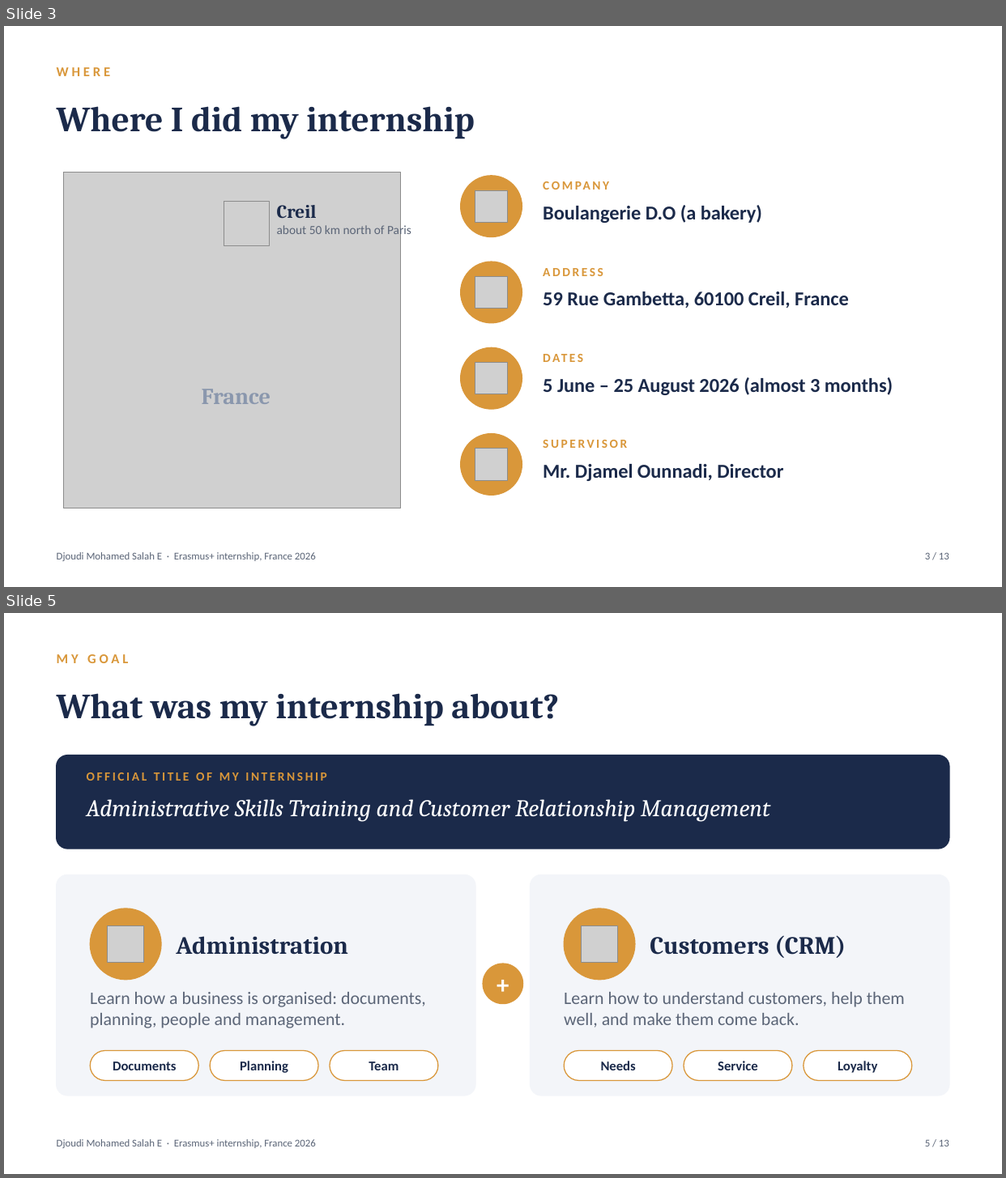
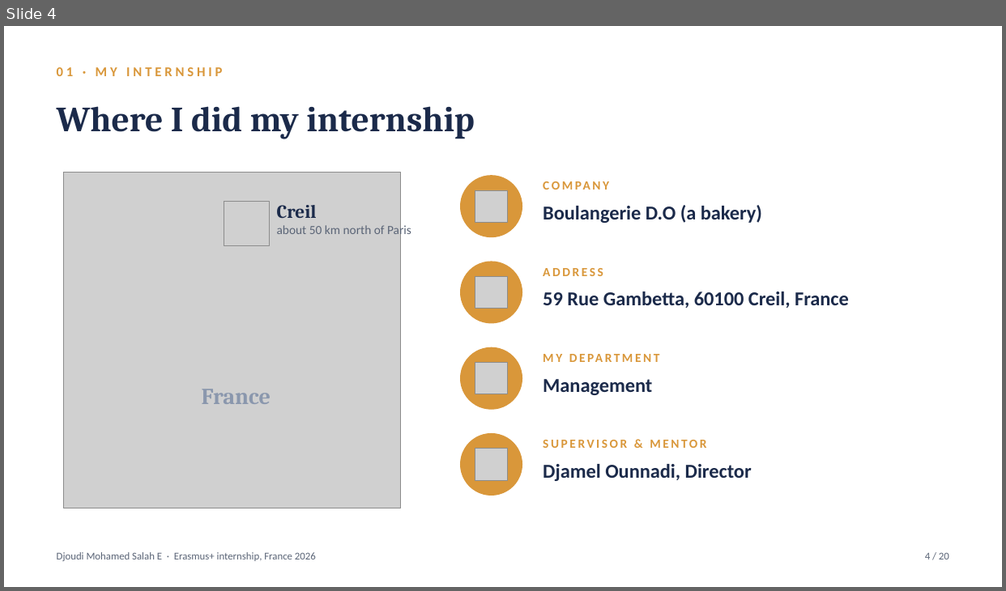
Before and after one commit to djoeeej/djoeeej, a slide deck: france-internship/Internship_France_Defense.pptx. Shown one above the other, each under a label of ours: slides 3 and 5 before the commit, slide 4 after it; the slides between them are not shown. The pictures are 1006x1178 and 1006x591 pixels, drawn with LibreOffice and Linux fonts; fonts in the diff are those of the drawing; grey boxes stand for pictures. Boxes give left, top, right and bottom in pixels: in the first picture for what was removed or moved away, otherwise in the second. Text is boxed around its words. In the diff, an @@ line names an element or a change of style, - is before the commit and + after.

```diff
--- a/france-internship/Internship_France_Defense.pptx
+++ b/france-internship/Internship_France_Defense.pptx
@@ slide 5 removed at (x1=4, y1=613, x2=1002, y2=1174), background #FFFFFF @@
@@ text removed at (x1=57, y1=654, x2=128, y2=663) @@
-MY GOAL
@@ text removed at (x1=57, y1=693, x2=559, y2=726) @@
-What was my internship about?
@@ rounded rectangle removed at (x1=57, y1=756, x2=949, y2=849) @@
@@ text removed at (x1=87, y1=773, x2=327, y2=781) @@
-OFFICIAL TITLE OF MY INTERNSHIP
@@ text removed at (x1=87, y1=799, x2=770, y2=821) @@
-Administrative Skills Training and Customer Relationship Management
@@ rounded rectangle removed at (x1=57, y1=875, x2=475, y2=1096) @@
@@ rounded rectangle removed at (x1=530, y1=875, x2=949, y2=1096) @@
@@ ellipse removed at (x1=90, y1=909, x2=161, y2=980) @@
@@ picture removed at (x1=108, y1=926, x2=144, y2=963) @@
@@ ellipse removed at (x1=564, y1=909, x2=635, y2=980) @@
@@ picture removed at (x1=582, y1=926, x2=618, y2=963) @@
@@ text removed at (x1=176, y1=936, x2=347, y2=955) @@
-Administration
@@ text removed at (x1=650, y1=935, x2=846, y2=958) @@
-Customers (CRM)
@@ ellipse removed at (x1=483, y1=964, x2=523, y2=1004) @@
-+
@@ text removed at (x1=90, y1=992, x2=426, y2=1029) @@
-Learn how a business is organised: documents, planning, people and management.
@@ text removed at (x1=564, y1=992, x2=905, y2=1028) @@
-Learn how to understand customers, help them well, and make them come back.
@@ rounded rectangle removed at (x1=90, y1=1051, x2=198, y2=1081) @@
-Documents
@@ rounded rectangle removed at (x1=210, y1=1051, x2=318, y2=1081) @@
-Planning
@@ rounded rectangle removed at (x1=330, y1=1051, x2=438, y2=1081) @@
-Team
@@ rounded rectangle removed at (x1=564, y1=1051, x2=672, y2=1081) @@
-Needs
@@ rounded rectangle removed at (x1=684, y1=1051, x2=792, y2=1081) @@
-Service
@@ rounded rectangle removed at (x1=803, y1=1051, x2=912, y2=1081) @@
-Loyalty
@@ text removed at (x1=57, y1=1139, x2=316, y2=1148) @@
-Djoudi Mohamed Salah E · Erasmus+ internship, France 2026
@@ text removed at (x1=925, y1=1139, x2=949, y2=1147) @@
-5 / 13
@@ what was slide 3 is now slide 4 @@
@@ slide 4 changed as well @@
@@ text at (x1=57, y1=67, x2=222, y2=76): text changed @@
-WHERE
+01 · MY INTERNSHIP
@@ text at (x1=543, y1=350, x2=948, y2=371): text changed @@
-DATES
+MY DEPARTMENT
@@ text at (x1=543, y1=379, x2=652, y2=395): text changed @@
-5 June – 25 August 2026 (almost 3 months)
+Management
@@ text at (x1=543, y1=440, x2=706, y2=448): text changed @@
-SUPERVISOR
+SUPERVISOR & MENTOR
@@ text at (x1=543, y1=464, x2=752, y2=481): text changed @@
-Mr. Djamel Ounnadi, Director
+Djamel Ounnadi, Director
@@ text at (x1=925, y1=552, x2=949, y2=560): text changed @@
-3 / 13
+4 / 20
```
Also in this commit, not shown: 10 other slides changed, 9 slides added, 1 other slide removed, 2 other files.
